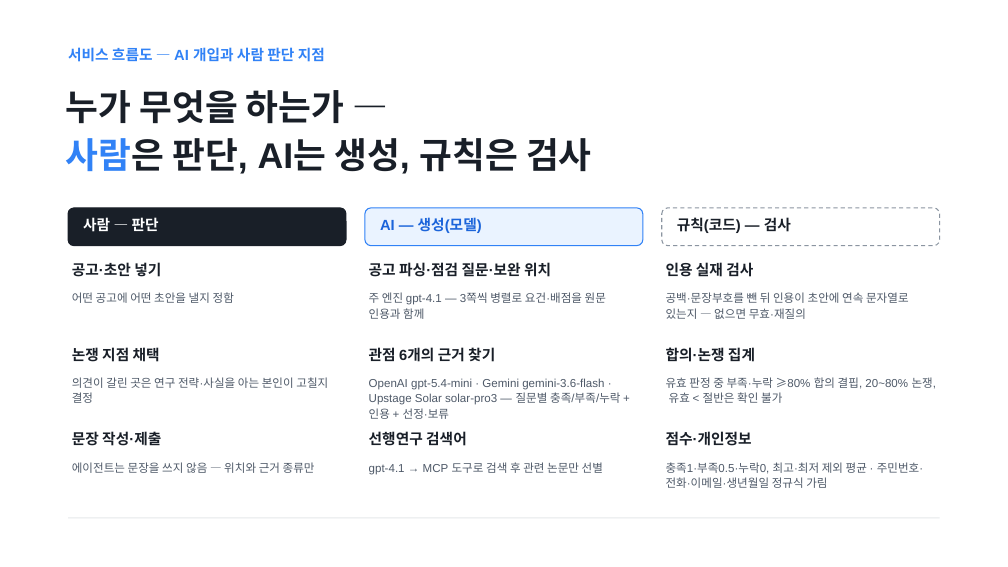
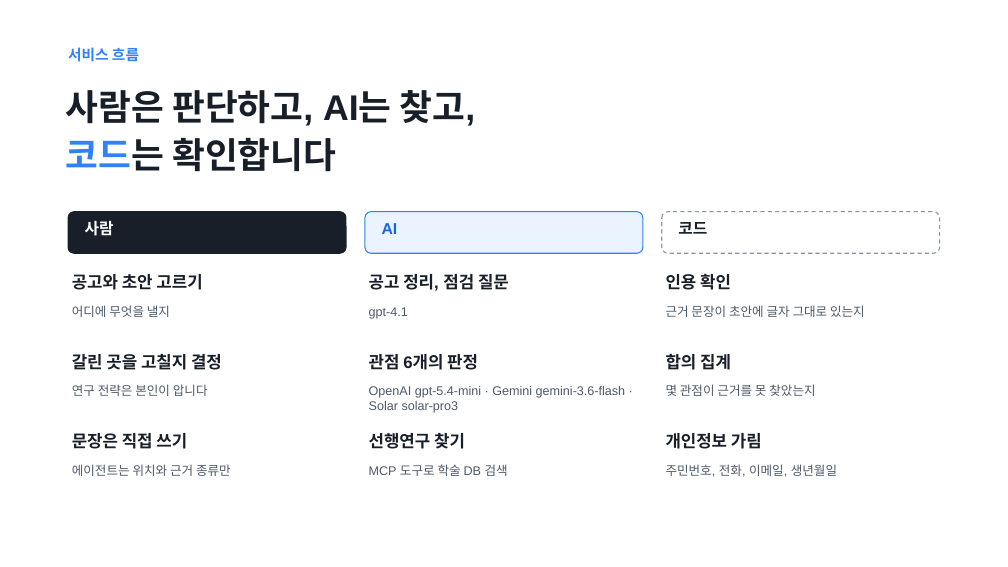
Before and after one commit to Ryugi62/rfp-to-fit, a slide deck: slide 5 of deliver/deck/RFP-to-Fit_루미아.pptx. Drawn at 1008x567 pixels with LibreOffice and Linux fonts; fonts in the diff are those of the drawing. Boxes give left, top, right and bottom in pixels: in the first picture for what was removed or moved away, otherwise in the second. Text is boxed around its words. In the diff, an @@ line names an element or a change of style, - is before the commit and + after.

```diff
--- a/deliver/deck/RFP-to-Fit_루미아.pptx
+++ b/deliver/deck/RFP-to-Fit_루미아.pptx
@@ text at box(68, 47, 139, 62): text changed @@
-서비스 흐름도 — AI 개입과 사람 판단 지점
+서비스 흐름
@@ text at box(66, 90, 476, 172): text changed @@
-누가 무엇을 하는가 —
-사람은 판단, AI는 생성, 규칙은 검사
+사람은 판단하고, AI는 찾고,
+코드는 확인합니다
@@ text at box(85, 221, 114, 236): text changed; size 14 to 15 pt @@
-사람 — 판단
+사람
@@ text at box(382, 223, 398, 234): text changed; size 14 to 15 pt @@
-AI — 생성(모델)
+AI
@@ 3 rounded rectangles: place and size @@
-3 rounded rectangles at box(68, 208, 940, 246)
+3 rounded rectangles at box(68, 212, 940, 253)
@@ proportions changed in 3 elements at box(68, 212, 346, 253), box(365, 212, 644, 253), box(662, 212, 940, 253) @@
@@ text at box(678, 222, 707, 234): text changed; size 14 to 15 pt @@
-규칙(코드) — 검사
+코드
@@ text at box(72, 274, 202, 290): text changed; size 14 to 16 pt @@
-공고·초안 넣기
+공고와 초안 고르기
@@ text at box(369, 274, 509, 291): text changed; size 14 to 16 pt @@
-공고 파싱·점검 질문·보완 위치
+공고 정리, 점검 질문
@@ text at box(666, 274, 731, 290): text changed; size 14 to 16 pt @@
-인용 실재 검사
+인용 확인
@@ text at box(72, 305, 170, 317): text changed; size 11 to 12 pt @@
-어떤 공고에 어떤 초안을 낼지 정함
+어디에 무엇을 낼지
@@ text at box(369, 307, 408, 319): text changed; size 11 to 12 pt @@
-주 엔진 gpt-4.1 — 3쪽씩 병렬로 요건·배점을 원문 인용과 함께
+gpt-4.1
@@ text at box(666, 305, 865, 317): text changed; size 11 to 12 pt @@
-공백·문장부호를 뺀 뒤 인용이 초안에 연속 문자열로 있는지 — 없으면 무효·재질의
+근거 문장이 초안에 글자 그대로 있는지
@@ text at box(72, 354, 222, 370): text changed; size 14 to 16 pt @@
-논쟁 지점 채택
+갈린 곳을 고칠지 결정
@@ text at box(369, 354, 478, 370): text changed; size 14 to 16 pt @@
-관점 6개의 근거 찾기
+관점 6개의 판정
@@ text at box(666, 354, 731, 370): text changed; size 14 to 16 pt @@
-합의·논쟁 집계
+합의 집계
@@ text at box(72, 384, 208, 396): text changed; size 11 to 12 pt @@
-의견이 갈린 곳은 연구 전략·사실을 아는 본인이 고칠지 결정
+연구 전략은 본인이 압니다
@@ text at box(369, 386, 625, 413): text changed; size 11 to 12 pt @@
-OpenAI gpt-5.4-mini · Gemini gemini-3.6-flash · Upstage Solar solar-pro3 — 질문별 충족/부족/누락 + 인용 + 선정·보류
+OpenAI gpt-5.4-mini · Gemini gemini-3.6-flash · Solar solar-pro3
@@ text at box(666, 384, 815, 396): text changed; size 11 to 12 pt @@
-유효 판정 중 부족·누락 ≥80% 합의 결핍, 20~80% 논쟁, 유효 < 절반은 확인 불가
+몇 관점이 근거를 못 찾았는지
@@ text at box(72, 433, 187, 449): text changed; size 14 to 16 pt @@
-문장 작성·제출
+문장은 직접 쓰기
@@ text at box(369, 433, 465, 449): text changed; size 14 to 16 pt @@
-선행연구 검색어
+선행연구 찾기
@@ text at box(666, 433, 762, 449): text changed; size 14 to 16 pt @@
-점수·개인정보
+개인정보 가림
@@ text at box(72, 464, 231, 476): text changed; size 11 to 12 pt @@
-에이전트는 문장을 쓰지 않음 — 위치와 근거 종류만
+에이전트는 위치와 근거 종류만
@@ text at box(369, 464, 508, 476): text changed; size 11 to 12 pt @@
-gpt-4.1 → MCP 도구로 검색 후 관련 논문만 선별
+MCP 도구로 학술 DB 검색
@@ text at box(666, 464, 837, 477): text changed; size 11 to 12 pt @@
-충족1·부족0.5·누락0, 최고·최저 제외 평균 · 주민번호·전화·이메일·생년월일 정규식 가림
+주민번호, 전화, 이메일, 생년월일
@@ line removed from (68, 518) to (940, 518) @@
```
Also in this commit, not shown: 11 other slides changed, 1 slide added, 1 slide removed, 23 other files.
